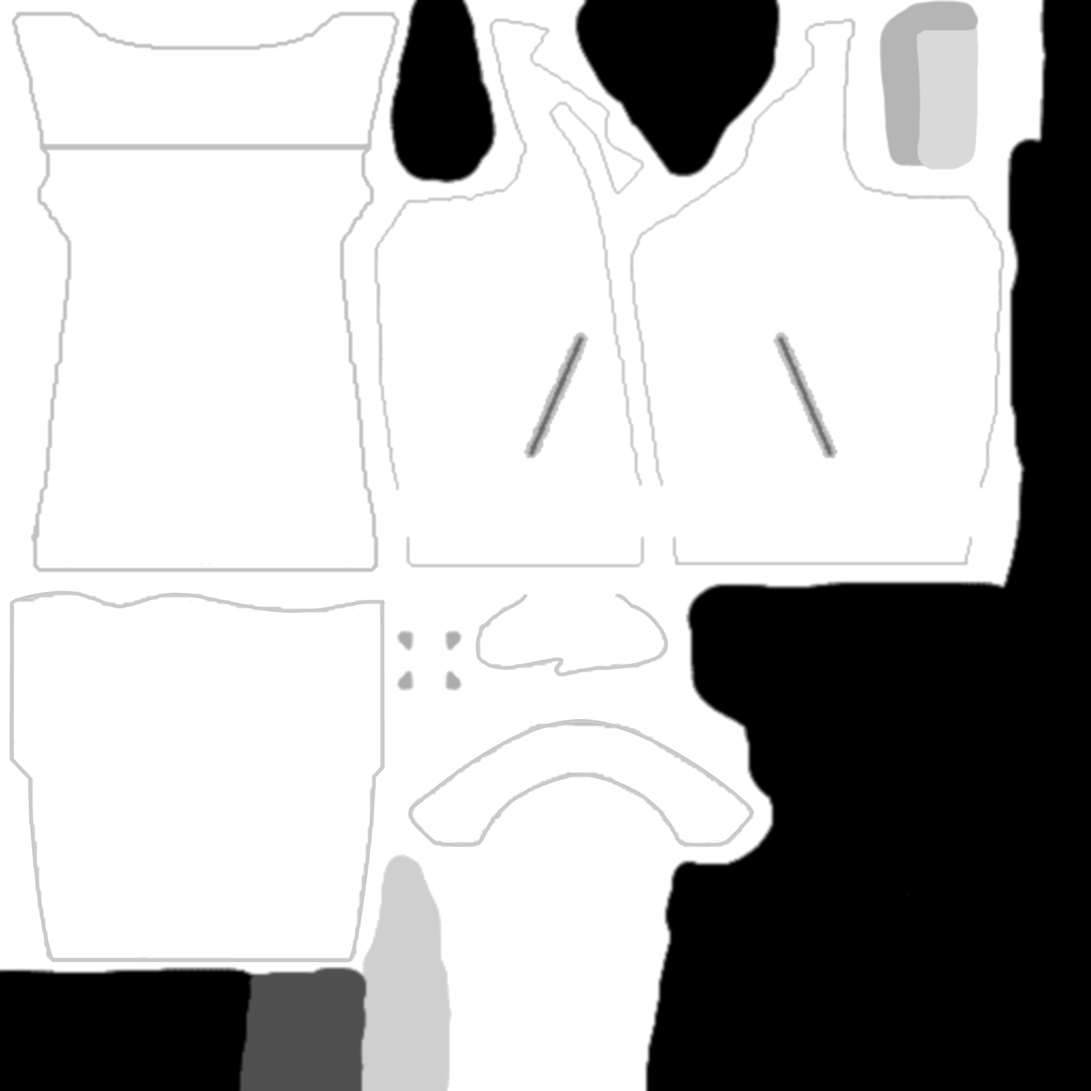
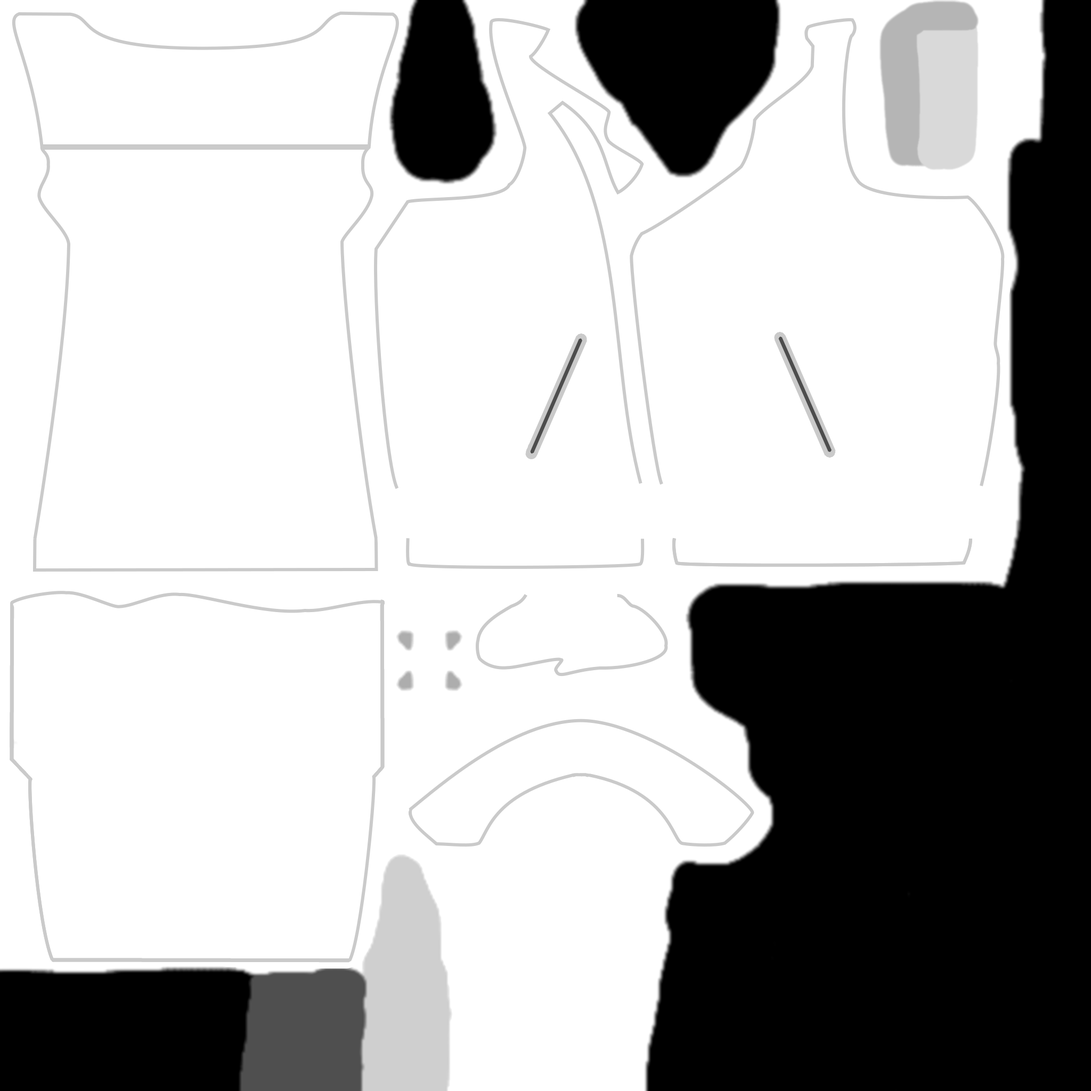
Two versions of the same layered image (w=1091, h=1091). Layer-by-layer changes:
painted on "Lines" over <box>11,11,1006,572</box>
painted on "M_JKT007_Manteau.png" over <box>9,10,1011,971</box>
